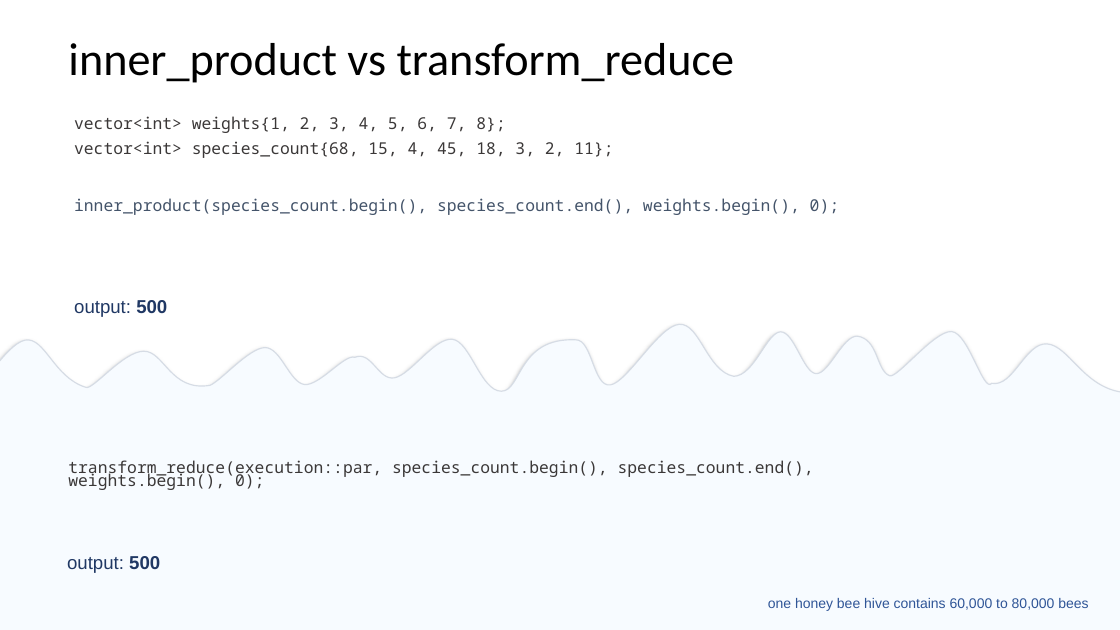
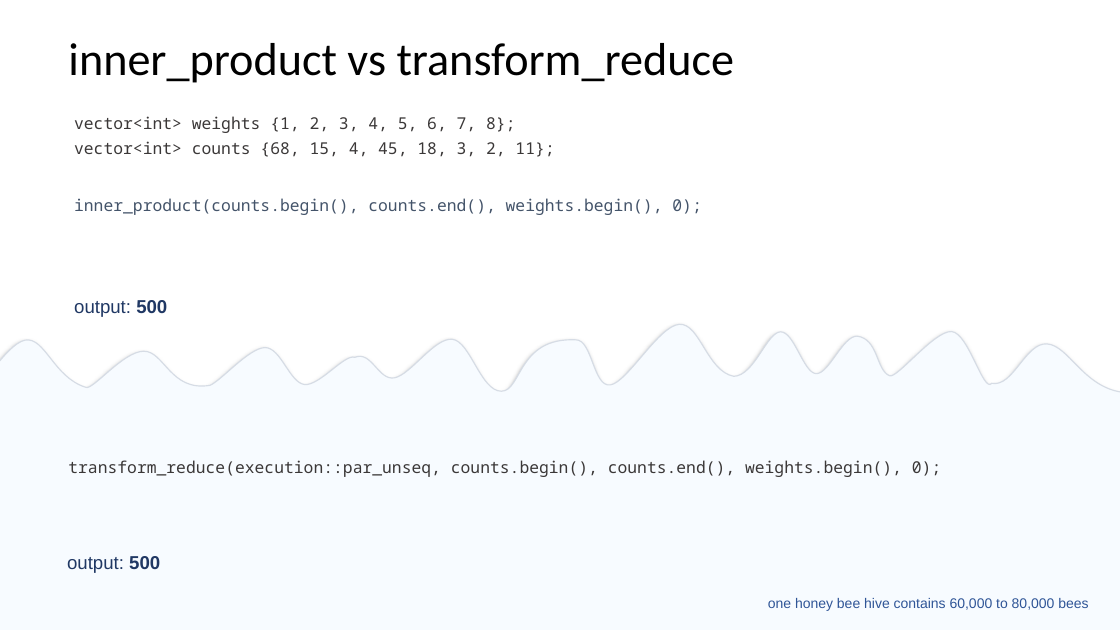
Before and after one commit to EmptySquareBubble/StoriesFromAParallelUniverse-, a slide deck: slide 17 of stories_from_a_paralel_universe.pptx. Drawn at 1120x630 pixels with LibreOffice and Linux fonts; fonts in the diff are those of the drawing. Boxes give left, top, right and bottom in pixels: in the first picture for what was removed or moved away, otherwise in the second. Text is boxed around its words. In the diff, an @@ line names an element or a change of style, - is before the commit and + after.

```diff
--- a/stories_from_a_paralel_universe.pptx
+++ b/stories_from_a_paralel_universe.pptx
@@ text at box(74, 116, 554, 157): text changed @@
-vector<int> weights{1, 2, 3, 4, 5, 6, 7, 8};
-vector<int> species_count{68, 15, 4, 45, 18, 3, 2, 11};
+vector<int> weights {1, 2, 3, 4, 5, 6, 7, 8};
+vector<int> counts {68, 15, 4, 45, 18, 3, 2, 11};
@@ text at box(74, 198, 701, 215): text changed @@
-inner_product(species_count.begin(), species_count.end(), weights.begin(), 0);
+inner_product(counts.begin(), counts.end(), weights.begin(), 0);
@@ text at box(68, 460, 941, 477): text changed @@
-transform_reduce(execution::par, species_count.begin(), species_count.end(), weights.begin(), 0);
+transform_reduce(execution::par_unseq, counts.begin(), counts.end(), weights.begin(), 0);
```
Also in this commit, not shown: 13 other slides changed, 4 slides added, 1 slide removed, 2 other files.
